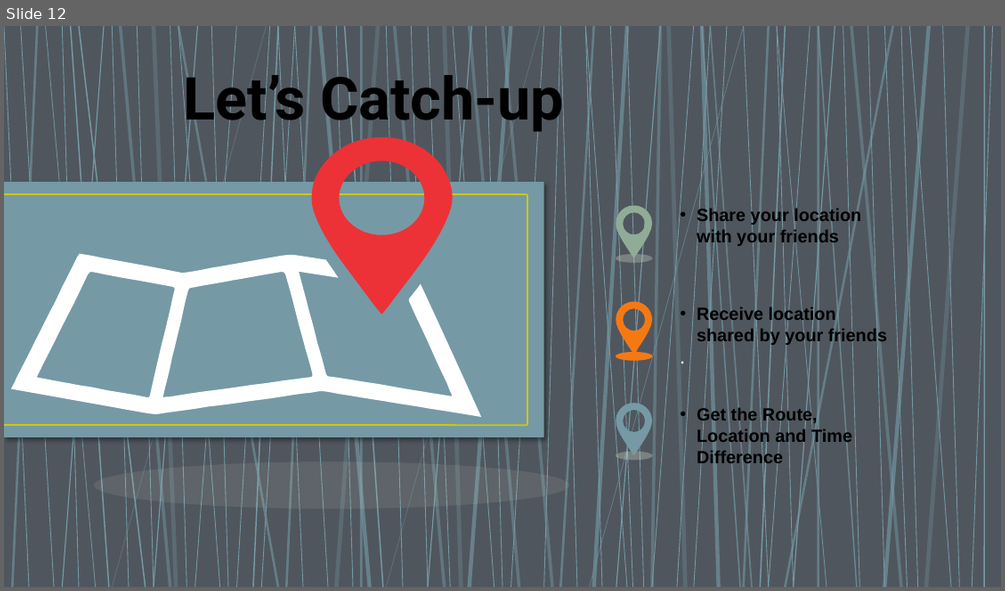
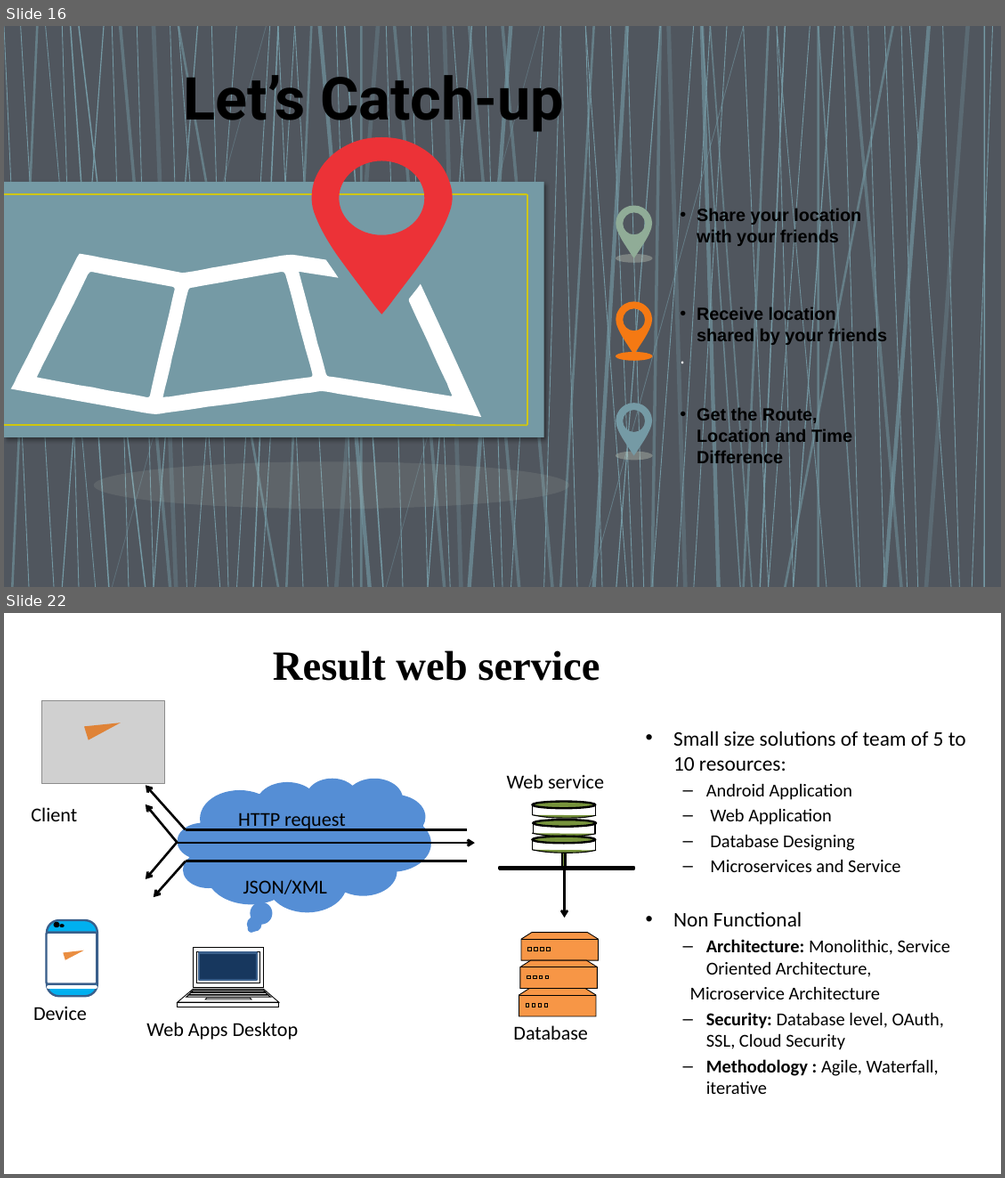
Before and after one commit to Anvisys/Documents, a slide deck: posters.pptx. Shown one above the other, each under a label of ours: slide 12 before the commit, slides 16 and 22 after it; the slides between them are not shown. The pictures are 1005x591 and 1005x1178 pixels, drawn with LibreOffice and Linux fonts; fonts in the diff are those of the drawing; grey boxes stand for pictures. Boxes give left, top, right and bottom in pixels: in the first picture for what was removed or moved away, otherwise in the second. Text is boxed around its words. In the diff, an @@ line names an element or a change of style, - is before the commit and + after.

```diff
--- a/posters.pptx
+++ b/posters.pptx
@@ slide 22 added at (x1=4, y1=613, x2=1001, y2=1174), background #FFFFFF @@
@@ text added at (x1=273, y1=650, x2=599, y2=681), 40 pt, text #000000, bold @@
+Result web service
@@ text added at (x1=673, y1=730, x2=966, y2=1094), 17.5 pt, text #000000 @@
+• Small size solutions of team of 5 to 10 resources:
+  – Android Application
+  – Web Application
+  – Database Designing
+  – Microservices and Service
+• Non Functional
+  – Architecture: Monolithic, Service Oriented Architecture,
+  Microservice Architecture
+  – Security: Database level, OAuth, SSL, Cloud Security
+  – Methodology : Agile, Waterfall, iterative
@@ group added at (x1=31, y1=700, x2=633, y2=1039): 9 lines, 7 freeform shapes, 7 texts, 6 arrows, 5 ellipses, 4 rounded rectangles, 3 rectangles, 2 triangles, 1 thought cloud, 1 picture @@
+Client
+HTTP request
+JSON/XML
+Device
+Web Apps Desktop
+Database
+Web service
@@ what was slide 12 is now slide 16 @@
```
Also in this commit, not shown: 1 slide changed, 13 other slides added, 5 other files.
